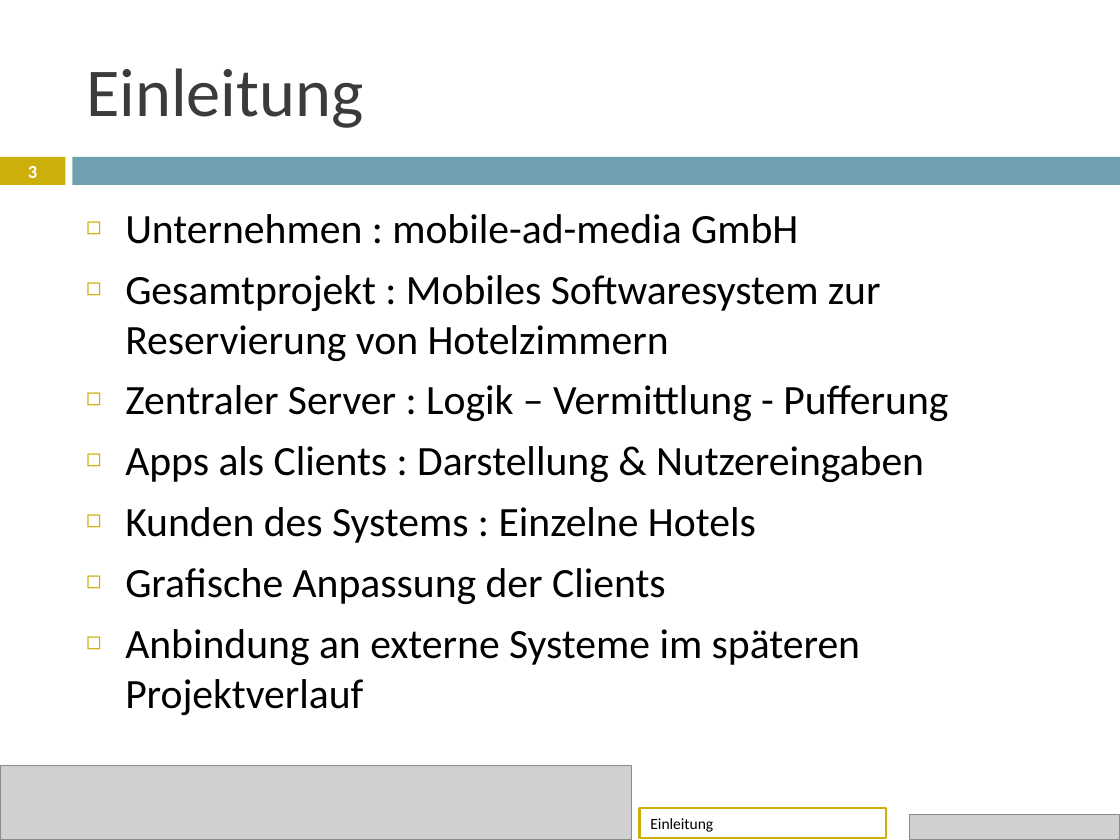
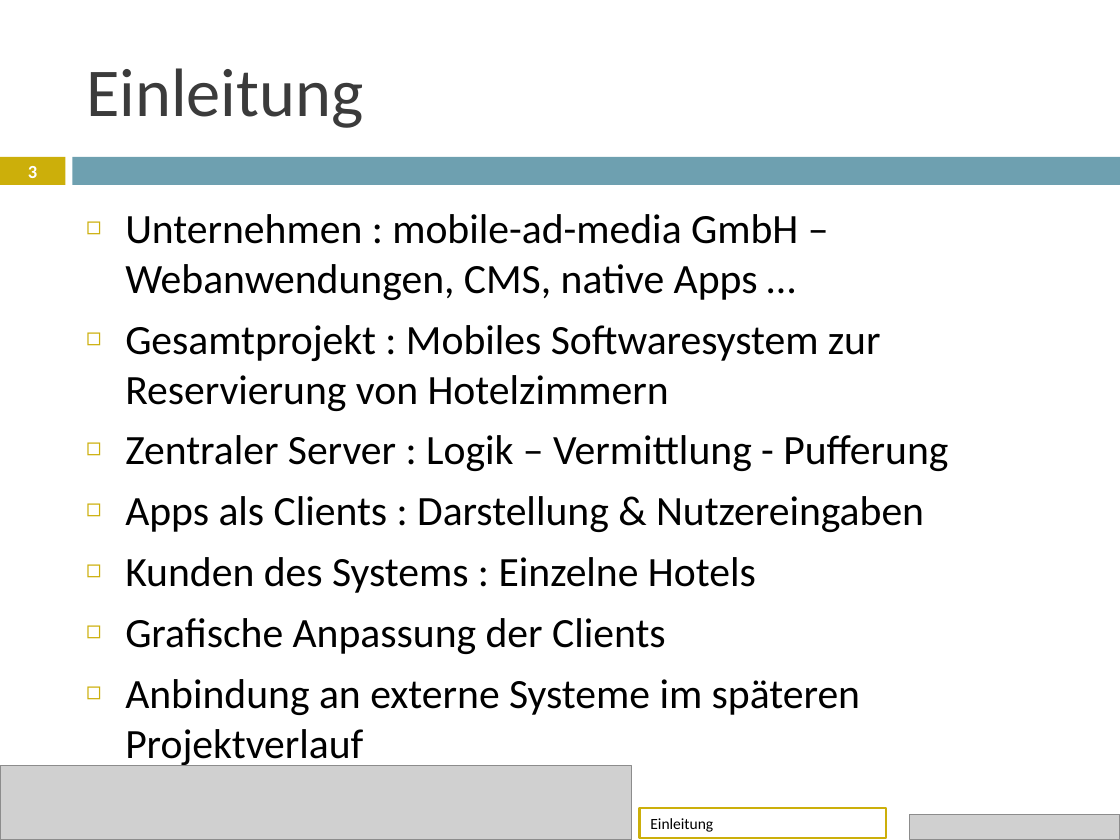
Before and after one commit to janhelmle/weiterbildung_fachinformatiker_ihk_projektantrag, a slide deck: slide 3 of praesentation/Projektpräsentation.pptx. Drawn at 1120x840 pixels with LibreOffice and Linux fonts; fonts in the diff are those of the drawing; grey boxes stand for pictures. Boxes give left, top, right and bottom in pixels: in the first picture for what was removed or moved away, otherwise in the second. Text is boxed around its words. In the diff, an @@ line names an element or a change of style, - is before the commit and + after.

```diff
--- a/praesentation/Projektpräsentation.pptx
+++ b/praesentation/Projektpräsentation.pptx
@@ text at [125, 214, 798, 300]: text changed @@
-◻ Unternehmen : mobile-ad-media GmbH
+◻ Unternehmen : mobile-ad-media GmbH – Webanwendungen, CMS, native Apps …
```
Also in this commit, not shown: 1 other file.
